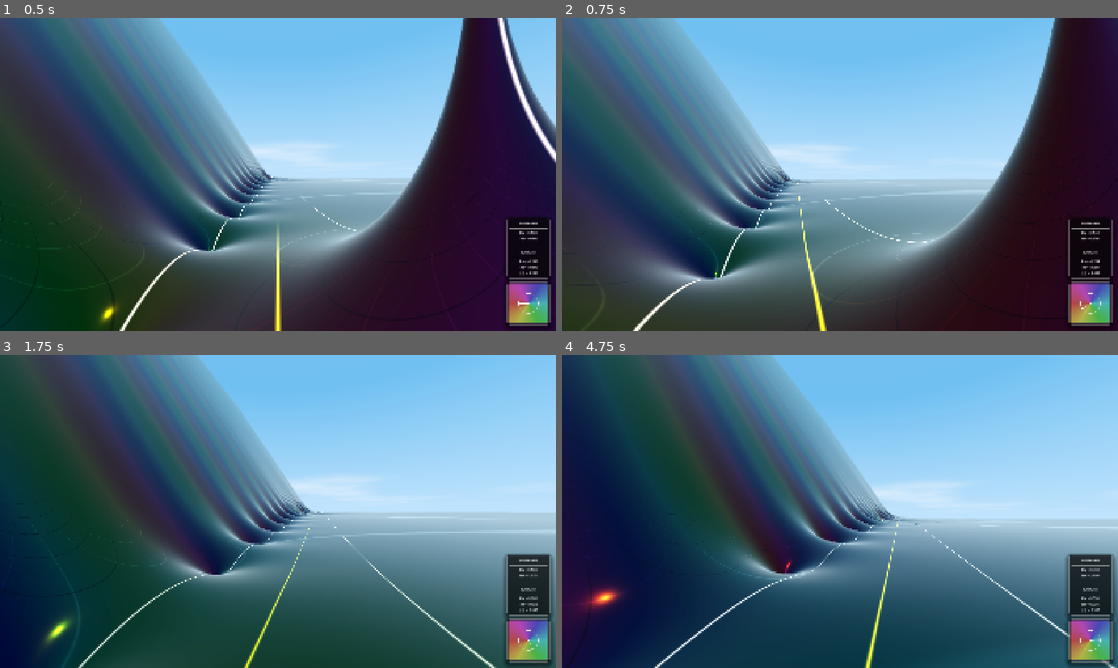
Above: before the commit, frames 1-4 (two rows, left to right).
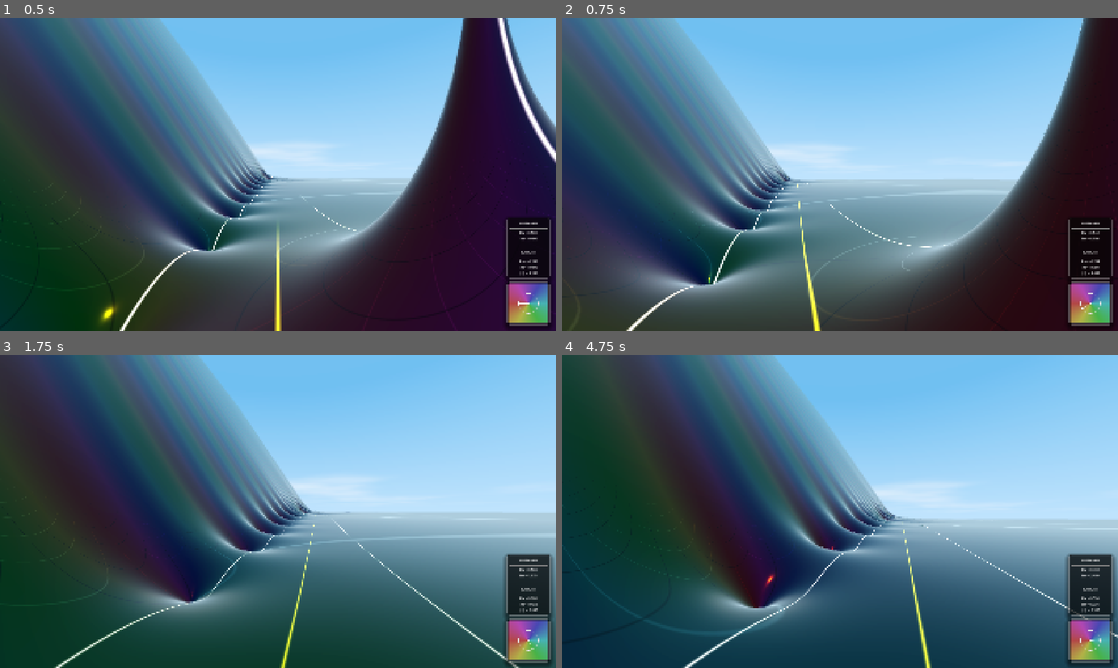
Above: after the commit, the same moments.

Repository: allanino/complex-functions-explorer
Game: Godot game, scene res://scenes/main.tscn
The game is run twice, just before and just after one commit, with the same random seed, the same clock (stepped at 60 frames per second) and the same inputs.
Inputs (mouse positions are in pixels of both pictures, inside the frame that each line leads up to):
- Up to frame 1 (0.5 s): no input
- Up to frame 2 (0.75 s): tap Enter at 0.5 s; move the mouse to (867, 174) at 0.52 s; hold W (move_forward) from 0.53 s (still down); tap G at 0.6 s
- Up to frame 3 (1.75 s): keep holding W (move_forward); tap Space at 0.77, 1.52 s; move the mouse to (250, 511) at 1.27 s; tap N at 1.35 s
- Up to frame 4 (4.75 s): keep holding W (move_forward); move the mouse to (851, 505) at 2.02 s; tap C at 2.1 s; move the mouse to (834, 517) at 2.77 s; tap Shift at 2.85 s; tap Space at 3.02, 3.77, 4.52 s; move the mouse to (878, 514) at 3.52 s; hold Ctrl 3.53-4.28 s; move the mouse to (795, 508) at 4.27 s; tap G at 4.35 s

Frame 1 is identical in both runs. In frame 2, 11% of the frame differs, in the area x 11-100%, y 0-100%; in frame 3, 24%; in frame 4, 31%, in the area x 0-100%, y 0-100%.

Commit message:
Implement camera clipping prevention via SpringArm3D and dynamic HeightMapShape3D
- Added StaticBody3D and CollisionShape3D nodes to terrain chunks in `chunk.tscn`.
- Implemented dynamic HeightMapShape3D generation in `WorldManager` to bake the actual terrain surface into physics colliders for chunks near the player.
- Refactored `player.tscn` to use a `SpringArm3D` with a volumetric `SphereShape3D` (0.2m radius) to maintain physical space between the camera and steep terrain.
- Updated `PlayerController` to support the new `CameraPivot` hierarchy and apply vertical rotation to the pivot while keeping player movement purely mathematical.
- Optimized performance by only generating collision for chunks within a 1-chunk radius of the player.

Co-authored-by: allanino <5325241+allanino@users.noreply.github.com>

Diff:
--- a/scenes/player.tscn
+++ b/scenes/player.tscn
@@ -11,7 +11,7 @@
 
 [node name="Player" type="CharacterBody3D"]
 collision_layer = 1
-collision_mask = 2
+collision_mask = 0
 script = ExtResource("1_script")
 
 [node name="CollisionShape3D" type="CollisionShape3D" parent="."]
--- a/scripts/world_manager.gd
+++ b/scripts/world_manager.gd
@@ -193,7 +193,8 @@
 	for coord in chunks.keys():
 		var chunk = chunks[coord]
 		if force:
-			var collision_shape = chunk.get_node("StaticBody3D/CollisionShape3D")
+			var static_body = chunk.get_node("StaticBody3D")
+			var collision_shape = static_body.get_node("CollisionShape3D")
 			collision_shape.shape = null
 		_update_chunk_collision(chunk, coord)
 
@@ -311,7 +312,8 @@
 	var player_chunk = Vector2i(floor(player.global_position.x / chunk_size), floor(player.global_position.z / chunk_size))
 	var dist = max(abs(coord.x - player_chunk.x), abs(coord.y - player_chunk.y))
 
-	var collision_shape = chunk.get_node("StaticBody3D/CollisionShape3D")
+	var static_body = chunk.get_node("StaticBody3D")
+	var collision_shape = static_body.get_node("CollisionShape3D")
 
 	# 1. Unload if too far away
 	if dist > 1:
@@ -322,8 +324,31 @@
 	if collision_shape.shape != null:
 		return
 
-	# 3. HIGH-LEVEL MAGIC: Instantly bakes the visual mesh into a physical collider
-	collision_shape.shape = chunk.mesh.create_trimesh_shape()
+	# 3. Create HeightMapShape3D
+	var shape = HeightMapShape3D.new()
+	var res = 65 # Higher resolution for better walls
+	shape.map_width = res
+	shape.map_depth = res
+
+	var heights = PackedFloat32Array()
+	heights.resize(res * res)
+
+	var step = chunk_size / float(res - 1)
+	var start_x = coord.x * chunk_size
+	var start_z = coord.y * chunk_size
+
+	for z in range(res):
+		for x in range(res):
+			var world_x = start_x + x * step
+			var world_z = start_z + z * step
+			heights[z * res + x] = Field.get_height(world_x, world_z)
+
+	shape.map_data = heights
+	collision_shape.shape = shape
+
+	# Position the collider locally to match the mesh
+	# HeightMapShape3D is centered around its own local origin.
+	static_body.position = Vector3(0, 0, 0)
 
 func _unload_chunk(coord: Vector2i):
 	var chunk = chunks[coord]
